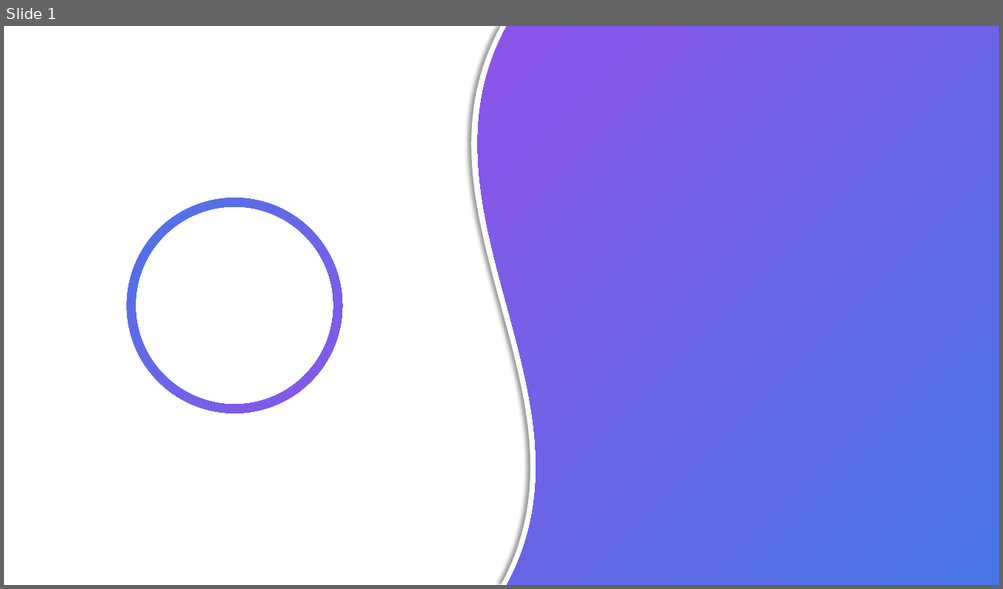
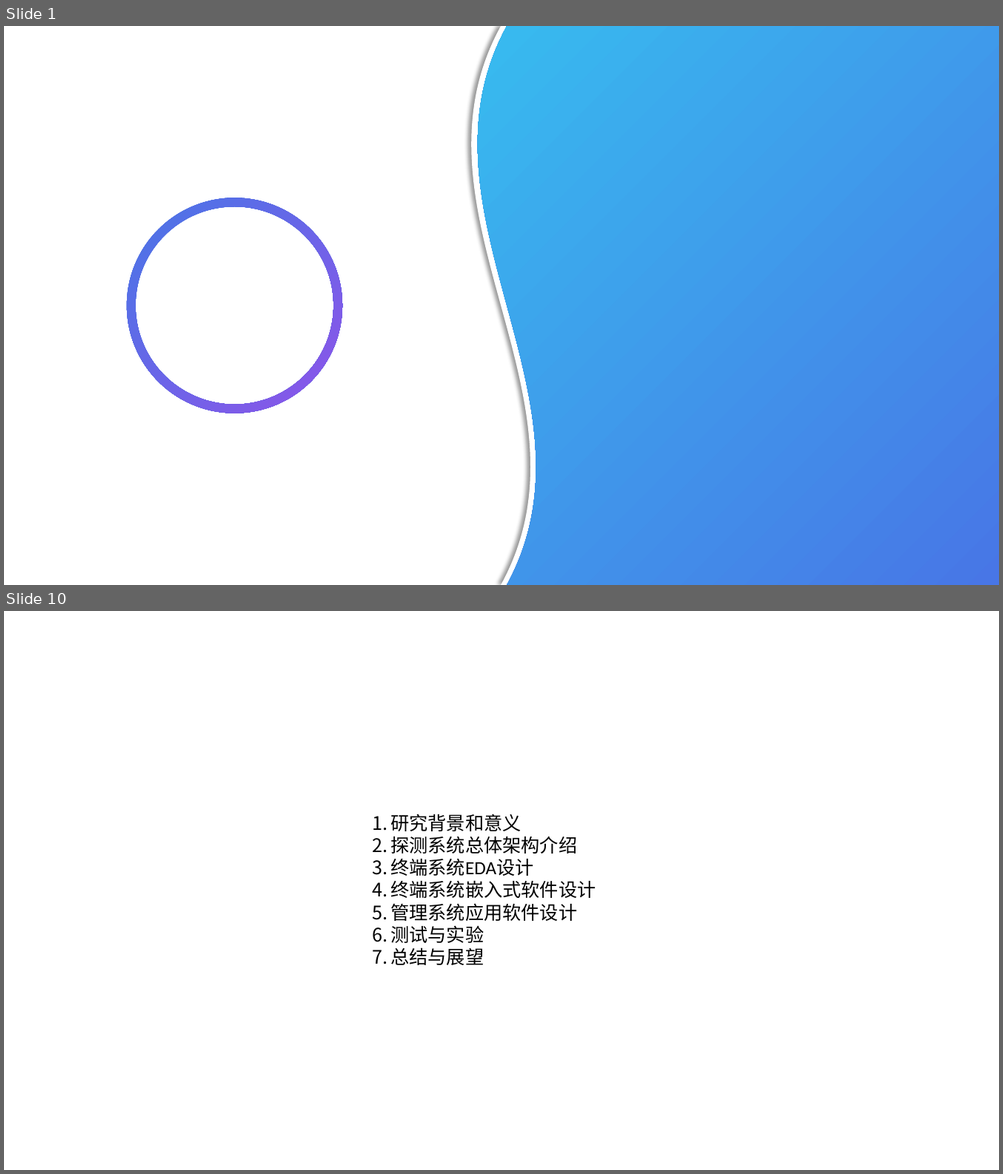
Before and after one commit to zyldgd/Graduation_Project, a slide deck: Thesis/ppt/论文答辩.pptx. Shown one above the other, each under a label of ours: slide 1 before the commit, slides 1 and 10 after it; the slides between them are not shown. The pictures are 1003x589 and 1003x1174 pixels, drawn with LibreOffice and Linux fonts; fonts in the diff are those of the drawing. Boxes give left, top, right and bottom in pixels: in the first picture for what was removed or moved away, otherwise in the second. Text is boxed around its words. In the diff, an @@ line names an element or a change of style, - is before the commit and + after.

```diff
--- a/Thesis/ppt/论文答辩.pptx
+++ b/Thesis/ppt/论文答辩.pptx
@@ slide 10 added at <box>4,611,999,1170</box>, background #FFFFFF @@
@@ text added at <box>390,814,595,965</box>, 18 pt, text #000000 @@
+1. 研究背景和意义
+2. 探测系统总体架构介绍
+3. 终端系统EDA设计
+4. 终端系统嵌入式软件设计
+5. 管理系统应用软件设计
+6. 测试与实验
+7. 总结与展望
@@ slide 1 changed as well @@
@@ freeform shape at <box>478,26,999,585</box>: fill gradient #4876E6 to #8D54E9 to gradient #4876E6 to #37BBEF @@
```
Also in this commit, not shown: 26 other slides added, 1 slide removed, 1 other file.
